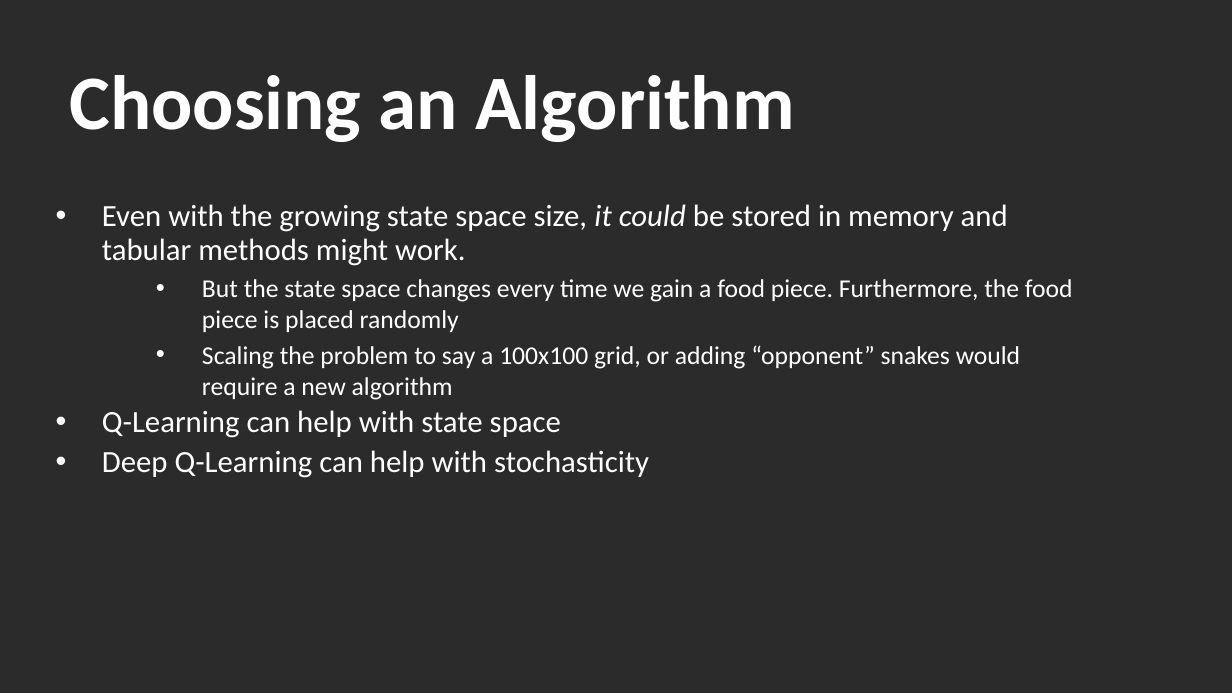
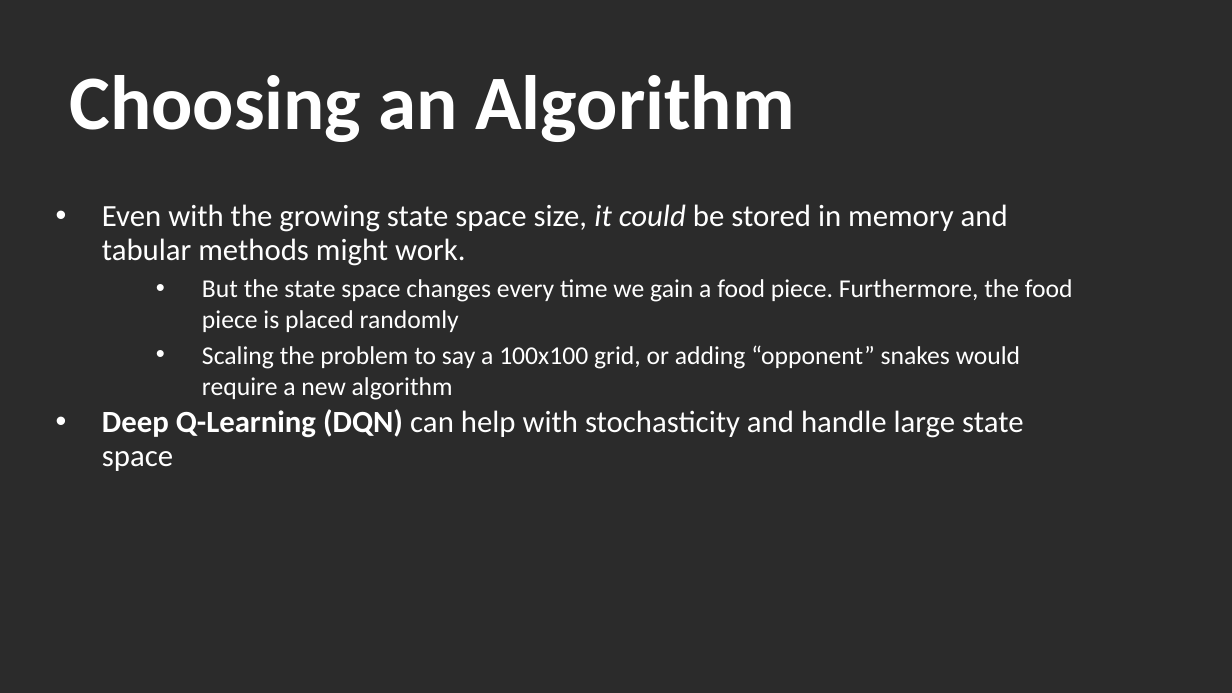
Before and after one commit to tlagore/ece559b_project, a slide deck: slide 8 of presentation/ece559b_presentation.pptx. Drawn at 1232x693 pixels with LibreOffice and Linux fonts; fonts in the diff are those of the drawing; background and template pictures are left out; a plain dark background stands for a picture behind light text. Boxes give left, top, right and bottom in pixels: in the first picture for what was removed or moved away, otherwise in the second. Text is boxed around its words. In the diff, an @@ line names an element or a change of style, - is before the commit and + after.

```diff
--- a/presentation/ece559b_presentation.pptx
+++ b/presentation/ece559b_presentation.pptx
@@ text at bbox=[102, 409, 1023, 471]: text changed @@
-• Q-Learning can help with state space
-• Deep Q-Learning can help with stochasticity
+• Deep Q-Learning (DQN) can help with stochasticity and handle large state space
```
Also in this commit, not shown: 2 other slides changed, 3 slides added, 2 other files.
